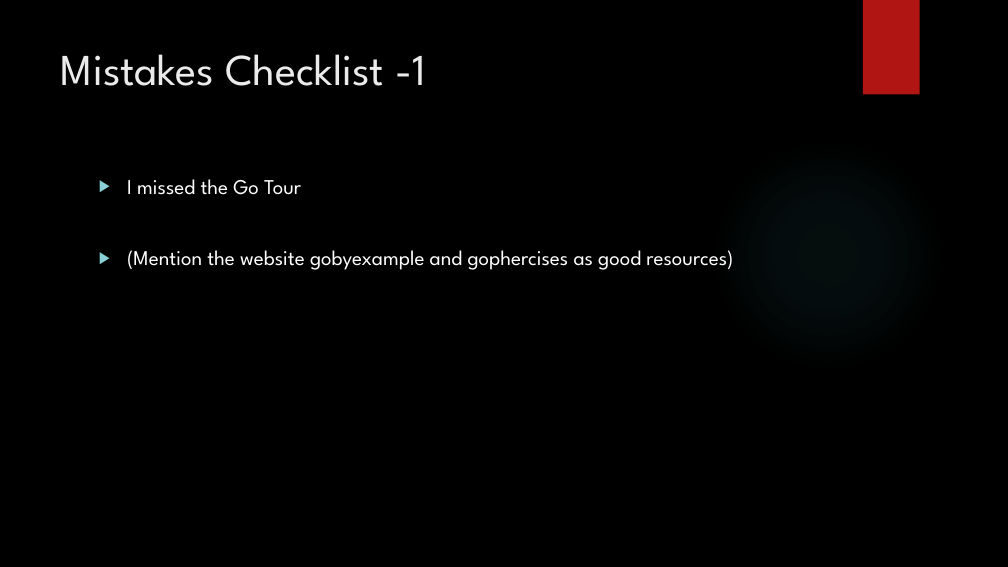
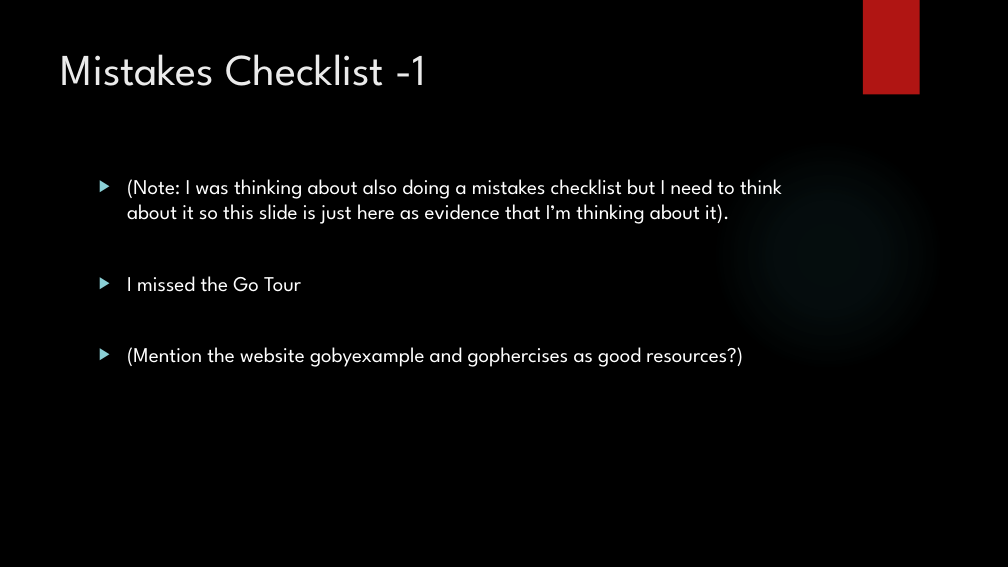
Before and after one commit to jaminologist/GopherLife, a slide deck: slide 8 of GopherLife.pptx. Drawn at 1008x567 pixels with LibreOffice and Linux fonts; fonts in the diff are those of the drawing; background and template pictures are left out. Boxes give left, top, right and bottom in pixels: in the first picture for what was removed or moved away, otherwise in the second. Text is boxed around its words. In the diff, an @@ line names an element or a change of style, - is before the commit and + after.

```diff
--- a/GopherLife.pptx
+++ b/GopherLife.pptx
@@ text at [127, 179, 782, 224]: paragraph added @@
+▶ (Note: I was thinking about also doing a mistakes checklist but I need to think about it so this slide is just here as evidence that I’m thinking about it).
@@ text at [127, 347, 743, 367]: text changed @@
-▶ (Mention the website gobyexample and gophercises as good resources)
+▶ (Mention the website gobyexample and gophercises as good resources?)
```
Also in this commit, not shown: 14 other slides changed, 17 slides added, 15 slides removed, 8 other files.
